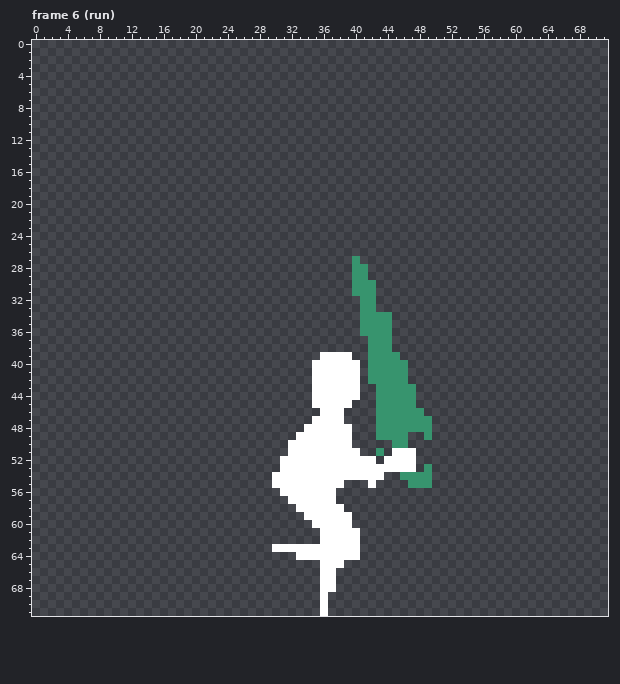
Two versions of one pixel-art file, Assets/Sprites/Player/player.aseprite. Above: the version before the commit.
72x72 pixels, 19 frames. Shown: frame 6 (run). The commit also changed other frames, which this record leaves out.
After:
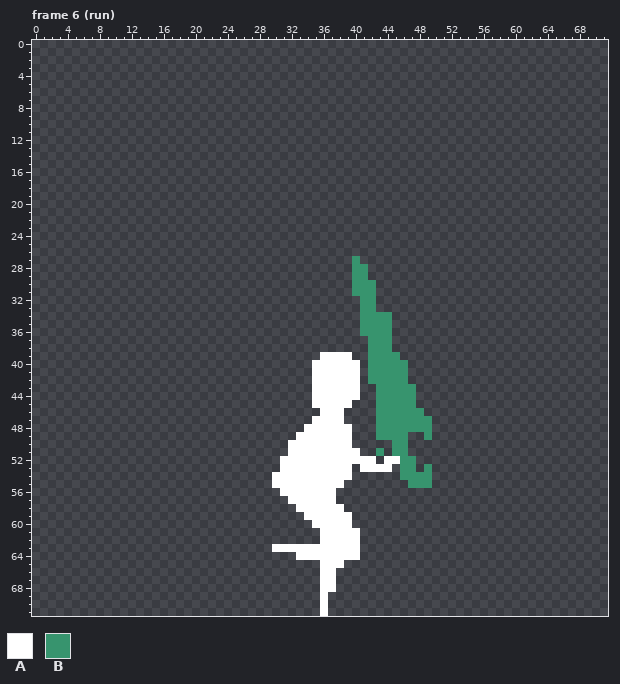
Palette (. is transparent): A #ffffff  B #37946e
Author's note on the commit: add player death animation
The exact change:
layer "fg" now hidden
Frame 6 (run):
Colour A gives way to colour B in row 51 at x 45 to 46; in rows 52 to 53 at x 46 to 47.
The edit erases colour A in row 51 at x 47; in row 53 at x 40 and 45; in row 54 at x 40 to 43; in row 55 at x 42.
Boxes around the changes in both pictures, in picture pixels (x1, y1, x2, y2):
changed: (352, 448, 416, 488)
